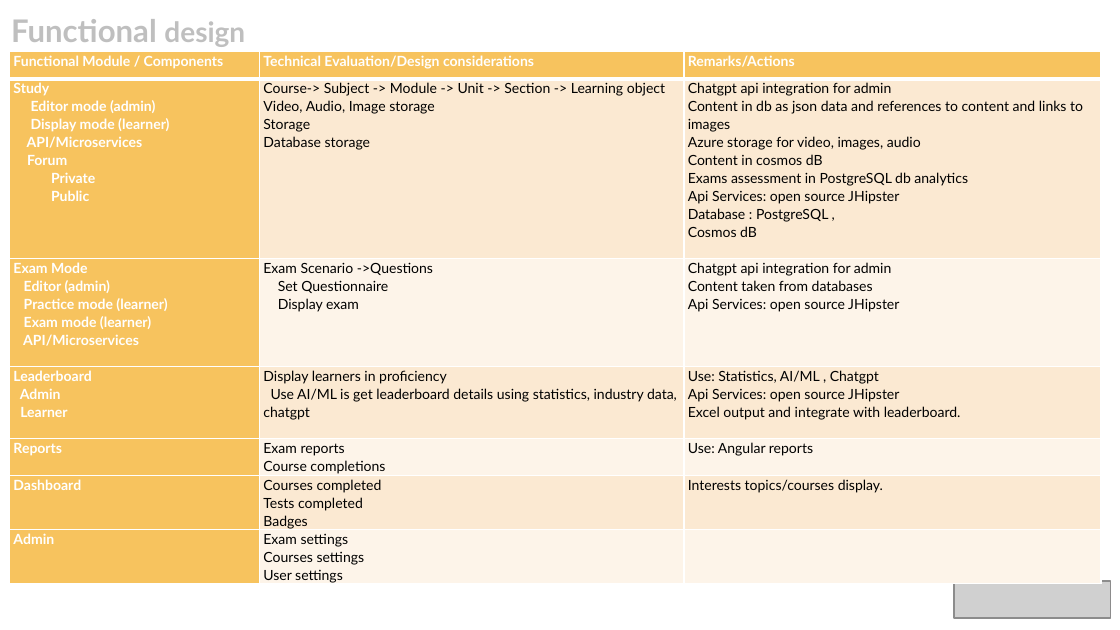
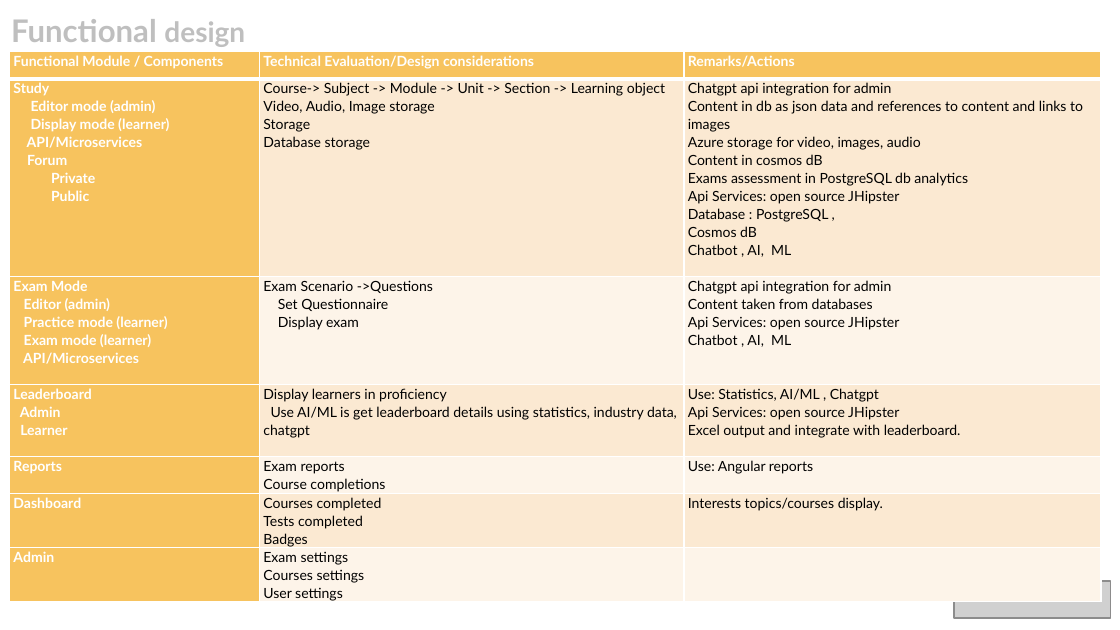
Before and after one commit to rajmanic15/sustainability-hackathon, a slide deck: slide 14 of idea/PLEDGE_TO_PROGRES_Microsoft_Sustainability.pptx. Drawn at 1120x630 pixels with LibreOffice and Linux fonts; fonts in the diff are those of the drawing; grey boxes stand for pictures; background and template pictures are left out. Boxes give left, top, right and bottom in pixels: in the first picture for what was removed or moved away, otherwise in the second. Text is boxed around its words. In the diff, an @@ line names an element or a change of style, - is before the commit and + after.

```diff
--- a/idea/PLEDGE_TO_PROGRES_Microsoft_Sustainability.pptx
+++ b/idea/PLEDGE_TO_PROGRES_Microsoft_Sustainability.pptx
@@ table at (10, 52, 1101, 605) @@
-row 2, column 3: Chatgpt api integration for admin / Content in db as json data and references to content and links to images / Azure storage for video, images, audio / Content in cosmos dB / Exams assessment in PostgreSQL db analytics / Api Services: open source JHipster / Database : PostgreSQL , / Cosmos dB
+row 2, column 3: Chatgpt api integration for admin / Content in db as json data and references to content and links to images / Azure storage for video, images, audio / Content in cosmos dB / Exams assessment in PostgreSQL db analytics / Api Services: open source JHipster / Database : PostgreSQL , / Cosmos dB / Chatbot , AI, ML
-row 3, column 3: Chatgpt api integration for admin / Content taken from databases / Api Services: open source JHipster
+row 3, column 3: Chatgpt api integration for admin / Content taken from databases / Api Services: open source JHipster / Chatbot , AI, ML
```
Also in this commit, not shown: 1 other slide changed.
